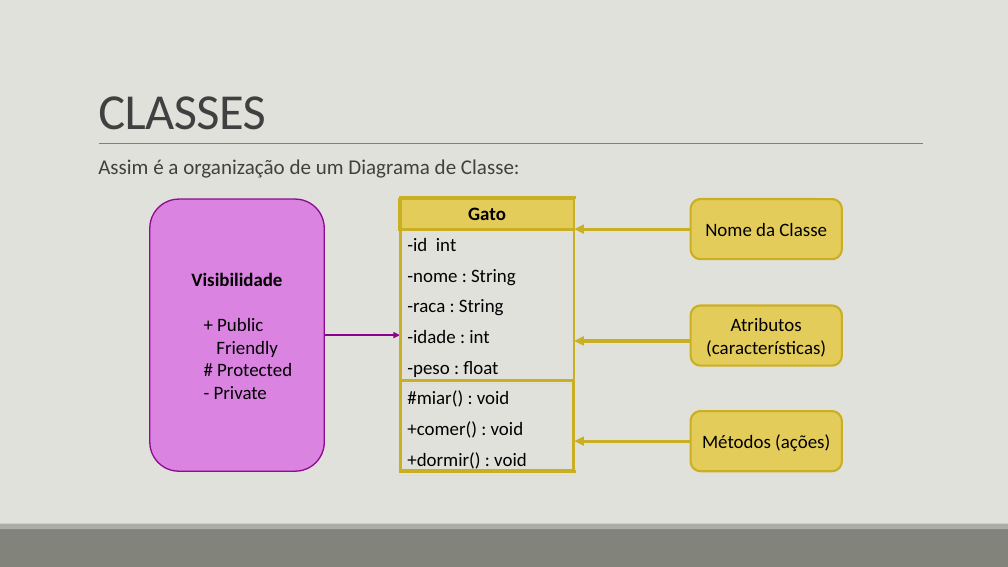
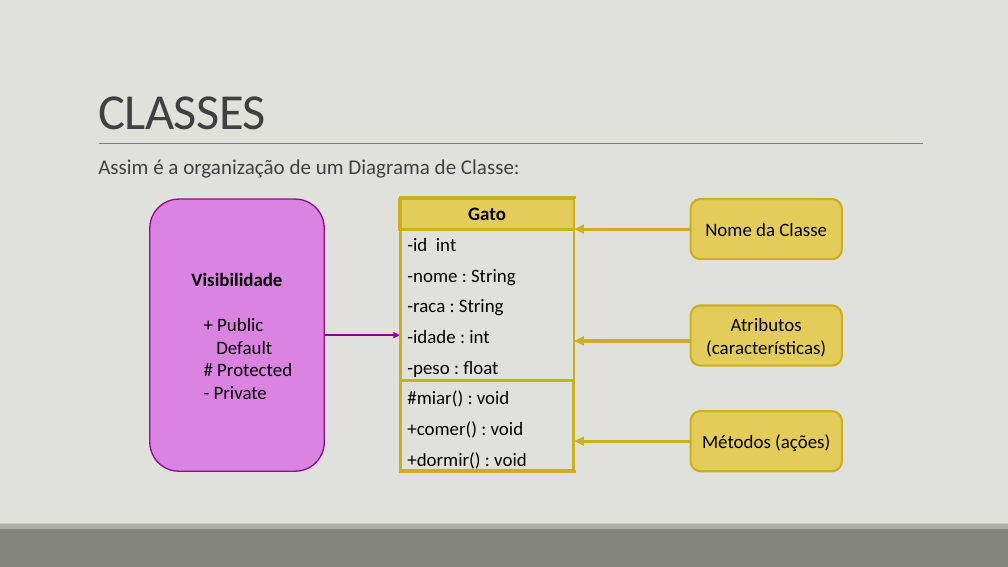
Before and after one commit to LucasHerculanoAmaro/Minhas-Aulas, a slide deck: slide 11 of Euripedes Simões de Paula/Java/Programação Orientada a Objetos/Programação Orientada a Objetos.pptx. Drawn at 1008x567 pixels with LibreOffice and Linux fonts; fonts in the diff are those of the drawing. Boxes give left, top, right and bottom in pixels: in the first picture for what was removed or moved away, otherwise in the second. Text is boxed around its words. In the diff, an @@ line names an element or a change of style, - is before the commit and + after.

```diff
--- a/Euripedes Simões de Paula/Java/Programação Orientada a Objetos/Programação Orientada a Objetos.pptx
+++ b/Euripedes Simões de Paula/Java/Programação Orientada a Objetos/Programação Orientada a Objetos.pptx
@@ text in rounded rectangle at box(216, 341, 272, 354): text changed @@
-  Friendly
+  Default
```
Also in this commit, not shown: 2 other slides changed, 15 slides added, 1 other file.
